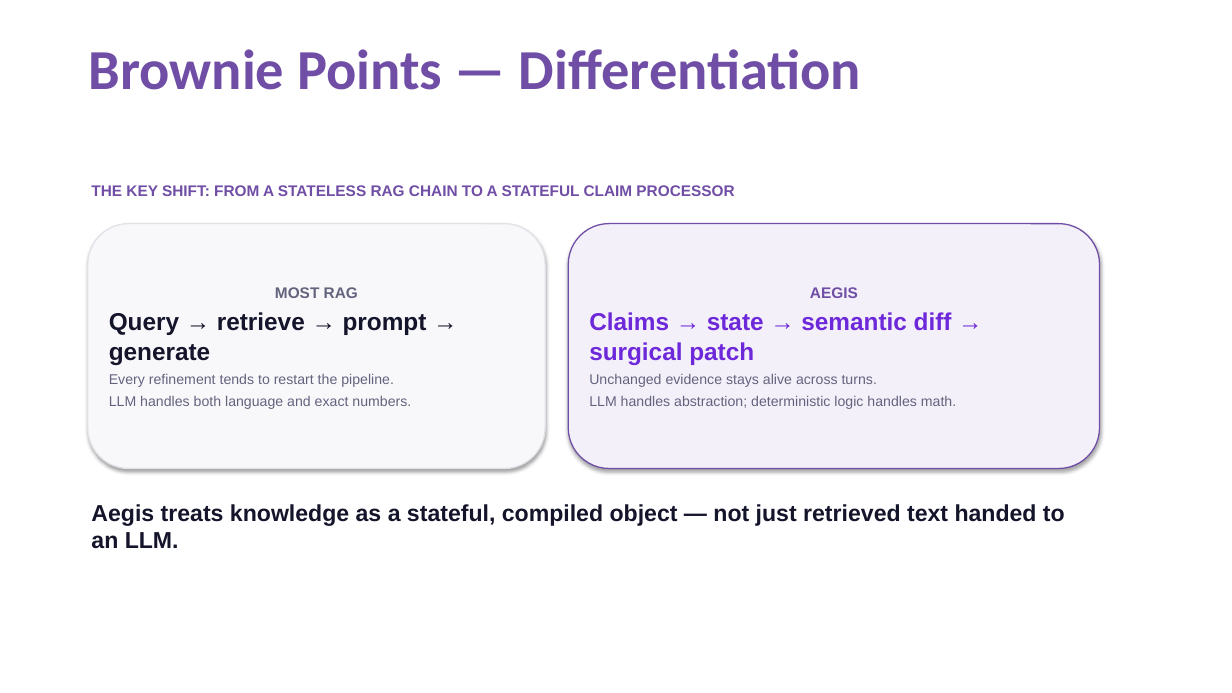
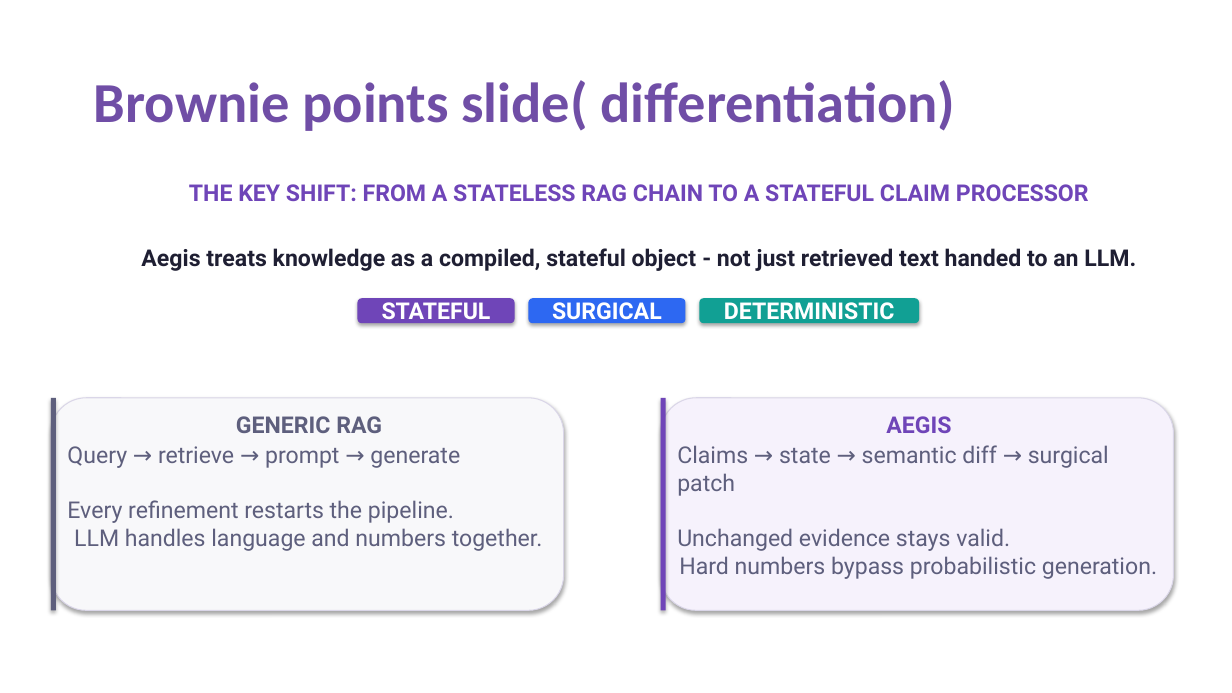
Before and after one commit to GithubNaman259/Samsung-Prism-Aegis-Streaming-Live-RAG, a slide deck: slide 10 of Aegis_Samsung_PRISM.pptx. Drawn at 1232x693 pixels with LibreOffice and Linux fonts; fonts in the diff are those of the drawing. Boxes give left, top, right and bottom in pixels: in the first picture for what was removed or moved away, otherwise in the second. Text is boxed around its words. In the diff, an @@ line names an element or a change of style, - is before the commit and + after.

```diff
--- a/Aegis_Samsung_PRISM.pptx
+++ b/Aegis_Samsung_PRISM.pptx
@@ title "Brownie points slide( differentiation)" at bbox=[94, 80, 956, 131]: vertical alignment top to middle @@
@@ title at bbox=[94, 80, 956, 131]: text changed @@
-Brownie Points — Differentiation
+Brownie points slide( differentiation)
@@ text "THE KEY SHIFT: FROM A ...": place and size @@
-text "THE KEY SHIFT: FROM A ..." at bbox=[91, 185, 734, 196]
+text "THE KEY SHIFT: FROM A ..." at bbox=[189, 184, 1089, 201]
@@ text "THE KEY SHIFT: FROM A ..." at bbox=[189, 184, 1089, 201]: size 12 to 18 pt, font Arial to Roboto, text colour #704EA6 to #6F45B8 @@
@@ rounded rectangle removed at bbox=[88, 224, 545, 469] @@
-MOST RAG
-Query → retrieve → prompt → generate
-Every refinement tends to restart the pipeline.
-LLM handles both language and exact numbers.
@@ rounded rectangle removed at bbox=[568, 224, 1100, 469] @@
-AEGIS
-Claims → state → semantic diff → surgical patch
-Unchanged evidence stays alive across turns.
-LLM handles abstraction; deterministic logic handles math.
@@ text at bbox=[141, 248, 1136, 271]: text changed; font Arial to Roboto; text colour #14142B to #1F1F33 @@
-Aegis treats knowledge as a stateful, compiled object — not just retrieved text handed to an LLM.
+Aegis treats knowledge as a compiled, stateful object - not just retrieved text handed to an LLM.
@@ rounded rectangle added at bbox=[358, 299, 515, 323], fill #6F45B8 @@
@@ rounded rectangle added at bbox=[529, 299, 686, 323], fill #2D68F2 @@
@@ rounded rectangle added at bbox=[700, 299, 920, 323], fill #11A094 @@
@@ text added at bbox=[382, 302, 491, 324], 18 pt, text #FFFFFF, bold @@
+STATEFUL
@@ text added at bbox=[552, 302, 662, 324], 18 pt, text #FFFFFF, bold @@
+SURGICAL
@@ text added at bbox=[724, 302, 895, 324], 18 pt, text #FFFFFF, bold @@
+DETERMINISTIC
@@ rounded rectangle added at bbox=[51, 398, 564, 611], fill #F8F8FA, outline #DAD6E8 0.8 pt @@
@@ rectangle added at bbox=[51, 398, 56, 611], fill #5E5F7D @@
@@ text added at bbox=[236, 416, 382, 433], 18 pt, text #5E5F7D, bold @@
+GENERIC RAG
@@ rounded rectangle added at bbox=[661, 398, 1174, 611], fill #F6F2FC, outline #DAD6E8 0.8 pt @@
@@ rectangle added at bbox=[661, 398, 666, 611], fill #6F45B8 @@
@@ text added at bbox=[886, 416, 951, 433], 18 pt, text #6F45B8, bold @@
+AEGIS
@@ text added at bbox=[67, 446, 543, 551], 18 pt, text #5E5F7D @@
+Query → retrieve → prompt → generate
+Every refinement restarts the pipeline.
+LLM handles language and numbers together.
@@ text added at bbox=[677, 445, 1157, 579], 18 pt, text #5E5F7D @@
+Claims → state → semantic diff → surgical patch
+Unchanged evidence stays valid.
+Hard numbers bypass probabilistic generation.
```
Also in this commit, not shown: 9 other slides changed, 2 slides added, 2 slides removed.
